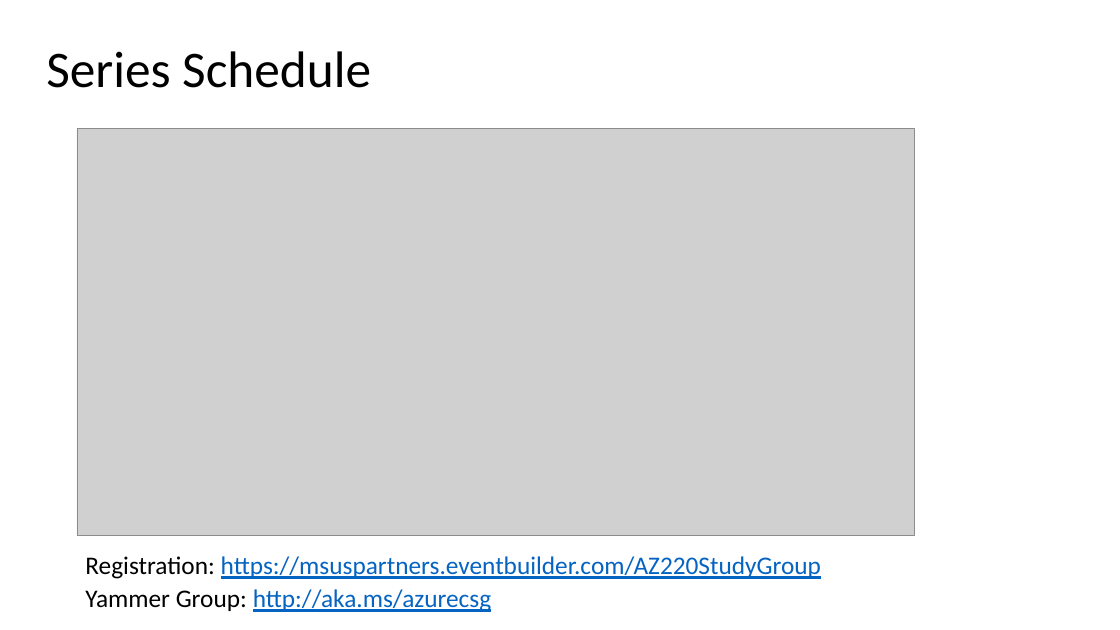
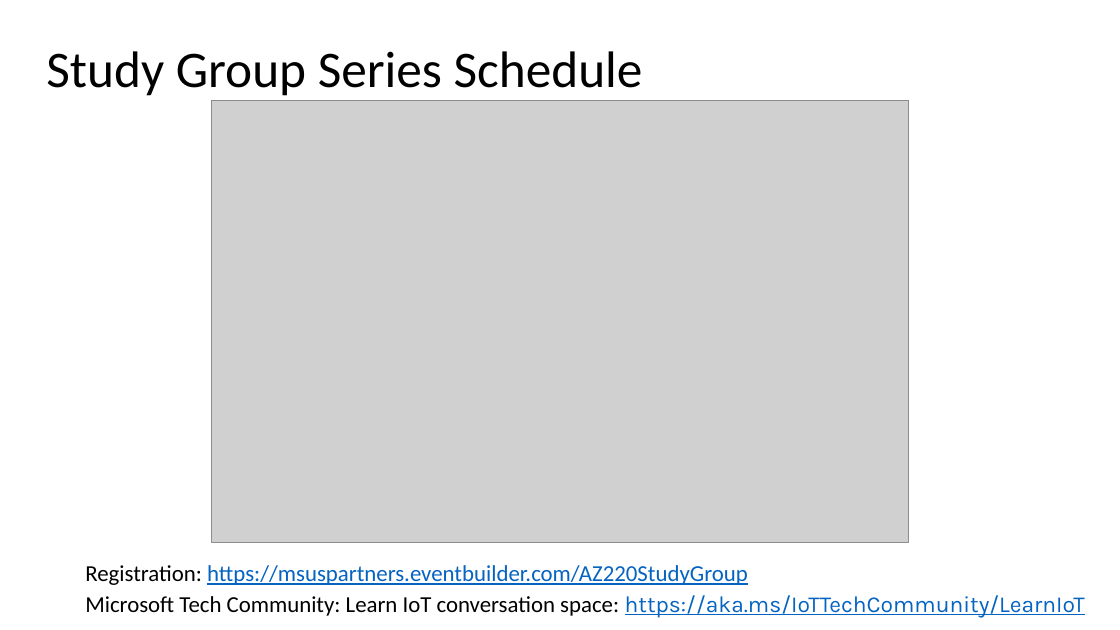
Before and after one commit to one-commercial-partner/OCPScale, a slide deck: slide 3 of docs/Azure/StudyGroups/AZ-220/AZ220ExamStudyGroup-Kickoff.pptx. Drawn at 1120x630 pixels with LibreOffice and Linux fonts; fonts in the diff are those of the drawing; grey boxes stand for pictures. Boxes give left, top, right and bottom in pixels: in the first picture for what was removed or moved away, otherwise in the second. Text is boxed around its words. In the diff, an @@ line names an element or a change of style, - is before the commit and + after.

```diff
--- a/docs/Azure/StudyGroups/AZ-220/AZ220ExamStudyGroup-Kickoff.pptx
+++ b/docs/Azure/StudyGroups/AZ-220/AZ220ExamStudyGroup-Kickoff.pptx
@@ title at <box>46,51,643,96</box>: text changed @@
-Series Schedule
+Study Group Series Schedule
@@ picture: place and size @@
-picture at <box>77,129,915,536</box>
+picture at <box>211,100,909,542</box>
@@ text "Registration: https://msuspartners.eventbuilder.com/AZ220Stu ...": place and size @@
-text "Registration: https://msuspartners.eventbuilder.com/AZ220Stu ..." at <box>85,556,821,612</box>
+text "Registration: https://msuspartners.eventbuilder.com/AZ220Stu ..." at <box>85,565,1085,618</box>
@@ text at <box>85,565,748,585</box>: size 21.7 to 19.6 pt in "Registration: https://msuspartners.eventbuilder.com/AZ220Stu ..." @@
@@ text at <box>85,595,1085,618</box>: text changed; size 21.7 to 19.6 pt; text colour #0563C1 to #000000 @@
-Yammer Group: http://aka.ms/azurecsg
+Microsoft Tech Community: Learn IoT conversation space: https://aka.ms/IoTTechCommunity/LearnIoT
```
Also in this commit, not shown: 4 other slides changed.
